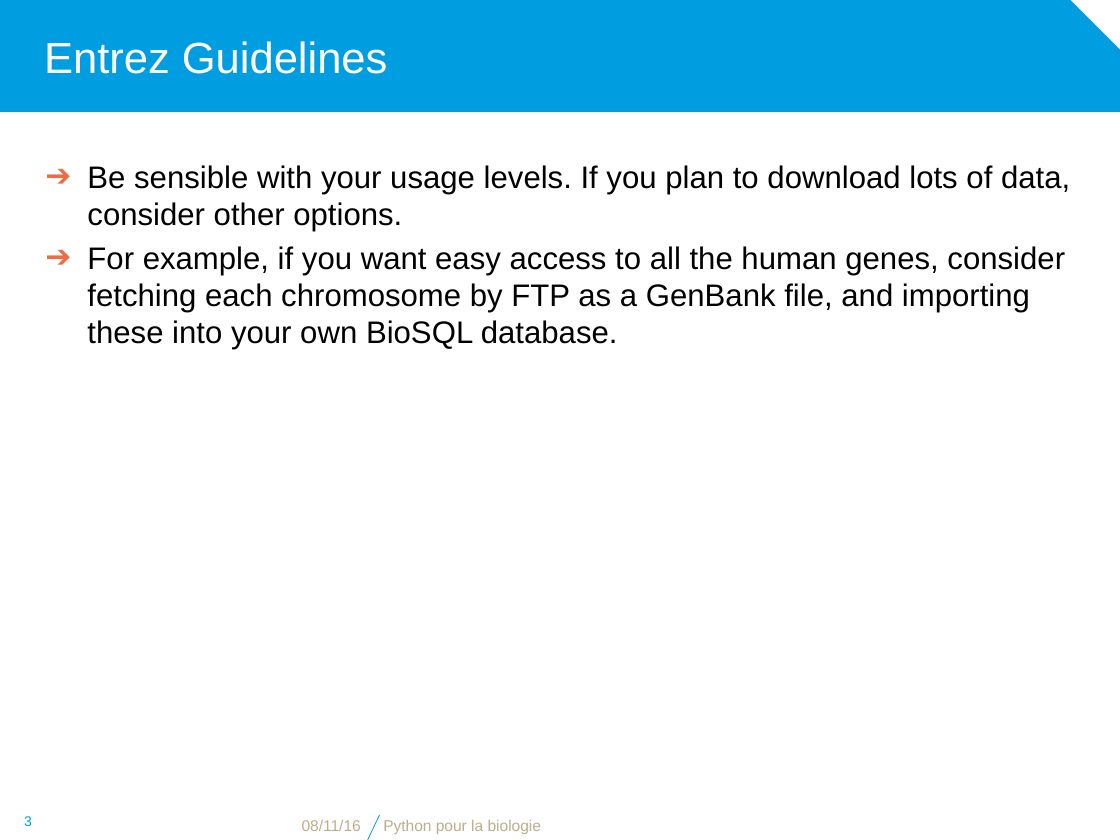
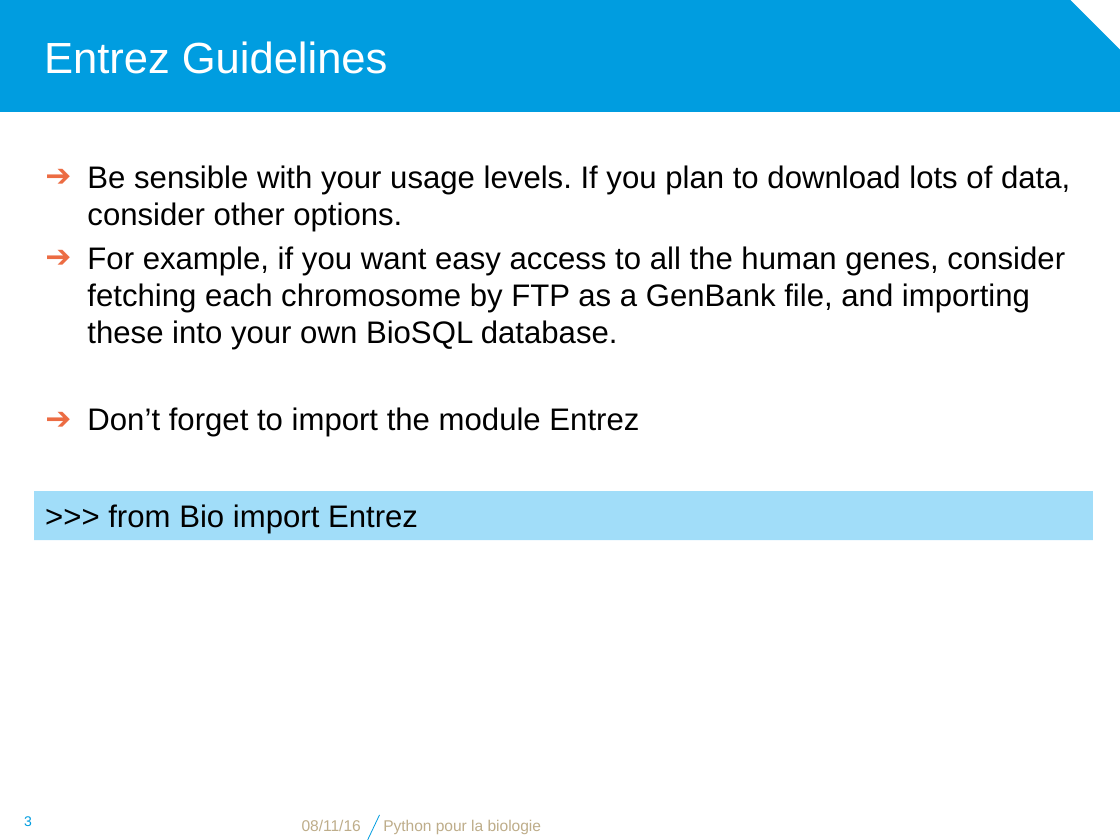
Before and after one commit to bdartigues/python_cnrs_formation, a slide deck: slide 3 of slides/python_biopython_NCBI.pptx. Drawn at 1120x840 pixels with LibreOffice and Linux fonts; fonts in the diff are those of the drawing; background and template pictures are left out. Boxes give left, top, right and bottom in pixels: in the first picture for what was removed or moved away, otherwise in the second. Text is boxed around its words. In the diff, an @@ line names an element or a change of style, - is before the commit and + after.

```diff
--- a/slides/python_biopython_NCBI.pptx
+++ b/slides/python_biopython_NCBI.pptx
@@ text at <box>87,407,639,437</box>: paragraph added @@
+➔ Don’t forget to import the module Entrez
@@ rectangle added at <box>35,492,1093,541</box>, fill #A1DDF9, 20 pt, text #000000 @@
+>>> from Bio import Entrez
```
Also in this commit, not shown: 3 other slides changed, 13 slides added, 7 other files.
